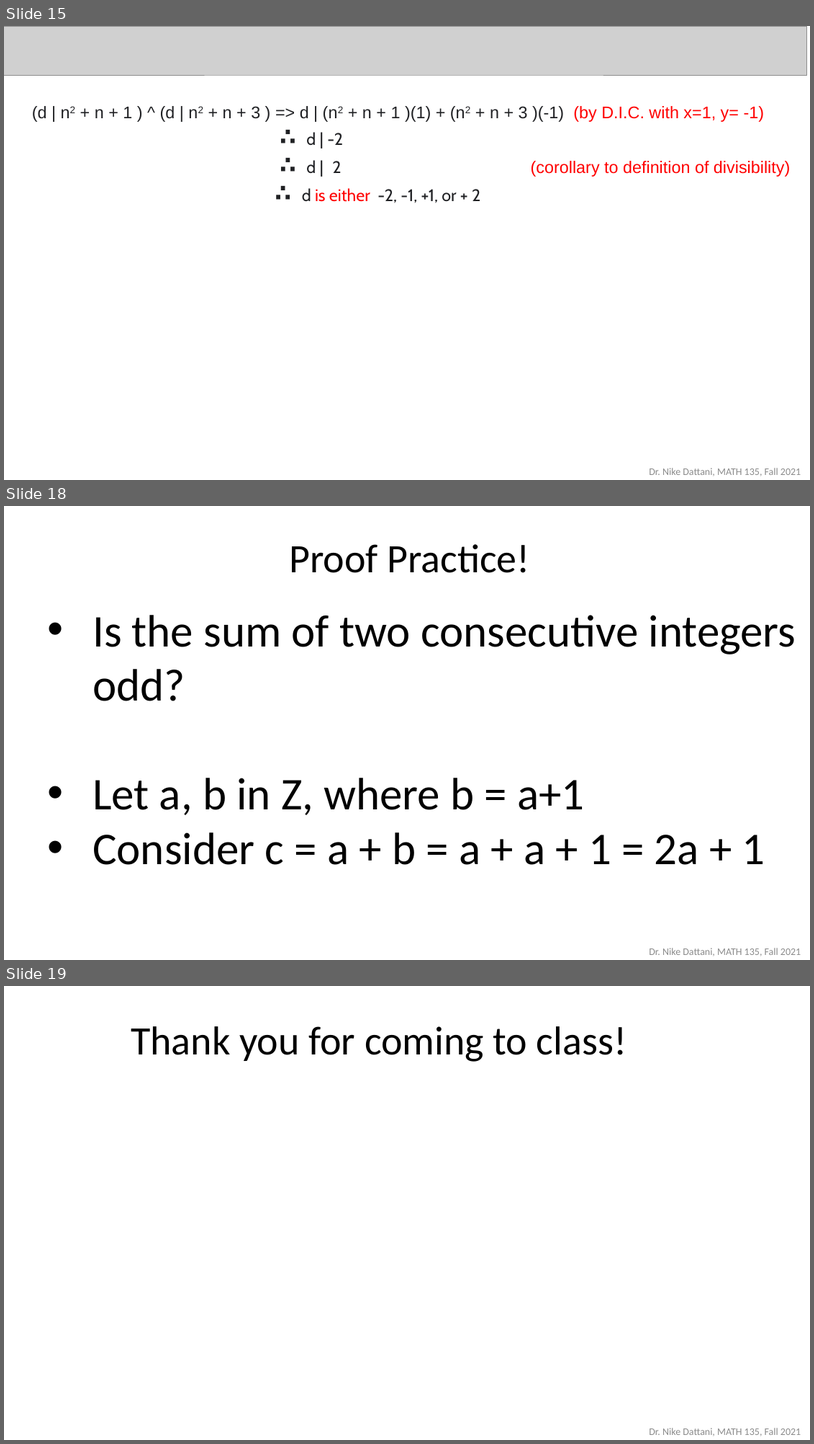
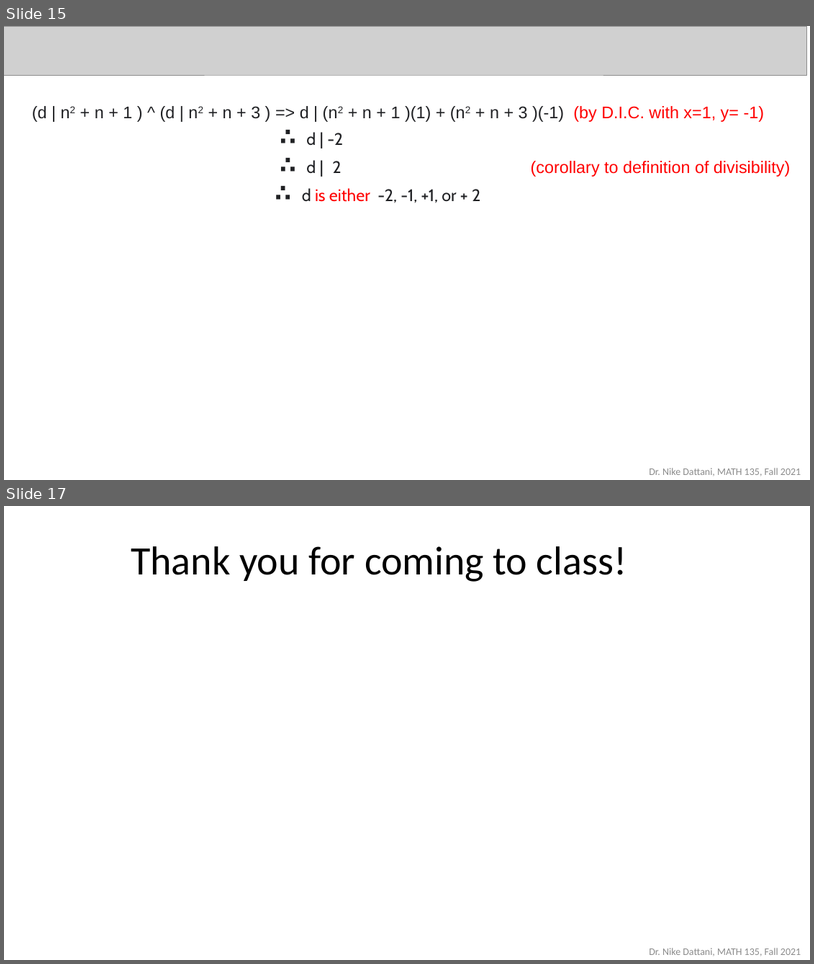
Before and after one commit to ndattani/Lecture_Notes, a slide deck: University_of_Waterloo/Fall_2021/MATH135/UW_Fall2021_MATH135_Lecture9.pptx. Shown one above the other, each under a label of ours: slides 15, 18 and 19 before the commit, slides 15 and 17 after it; the slides between them are not shown. The pictures are 814x1444 and 814x964 pixels, drawn with LibreOffice and Linux fonts; fonts in the diff are those of the drawing; grey boxes stand for pictures. Boxes give left, top, right and bottom in pixels: in the first picture for what was removed or moved away, otherwise in the second. Text is boxed around its words. In the diff, an @@ line names an element or a change of style, - is before the commit and + after.

```diff
--- a/University_of_Waterloo/Fall_2021/MATH135/UW_Fall2021_MATH135_Lecture9.pptx
+++ b/University_of_Waterloo/Fall_2021/MATH135/UW_Fall2021_MATH135_Lecture9.pptx
@@ slide 18 removed at bbox=[4, 506, 810, 960], background #FFFFFF @@
@@ text removed at bbox=[93, 544, 797, 865] @@
-Proof Practice!
-• Is the sum of two consecutive integers odd?
-• Let a, b in Z, where b = a+1
-• Consider c = a + b = a + a + 1 = 2a + 1
@@ rectangle removed at bbox=[159, 627, 641, 680] @@
@@ rectangle removed at bbox=[328, 827, 356, 845] @@
@@ rectangle removed at bbox=[392, 828, 421, 845] @@
@@ rectangle removed at bbox=[498, 827, 526, 845] @@
@@ rectangle removed at bbox=[328, 849, 356, 867] @@
@@ rectangle removed at bbox=[390, 849, 419, 867] @@
@@ rectangle removed at bbox=[502, 849, 531, 866] @@
@@ rectangle removed at bbox=[328, 870, 356, 886] @@
@@ rectangle removed at bbox=[392, 869, 421, 886] @@
@@ rectangle removed at bbox=[498, 870, 526, 887] @@
@@ rectangle removed at bbox=[327, 890, 355, 908] @@
@@ rectangle removed at bbox=[399, 890, 427, 908] @@
@@ rectangle removed at bbox=[502, 891, 531, 909] @@
@@ text removed at bbox=[649, 947, 801, 956] @@
-Dr. Nike Dattani, MATH 135, Fall 2021
@@ what was slide 19 is now slide 17 @@
```
Also in this commit, not shown: 6 slides changed, 1 other slide removed.
